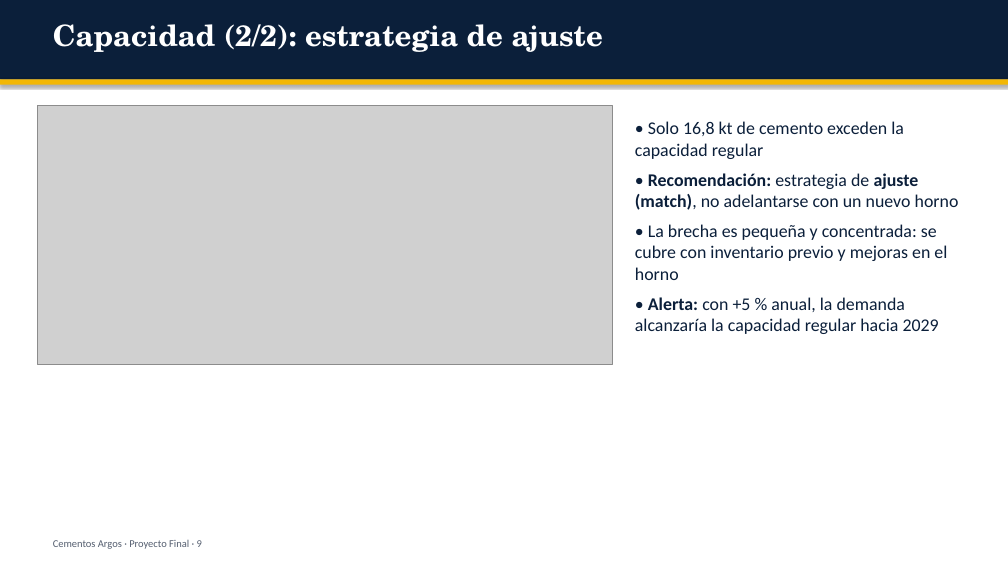
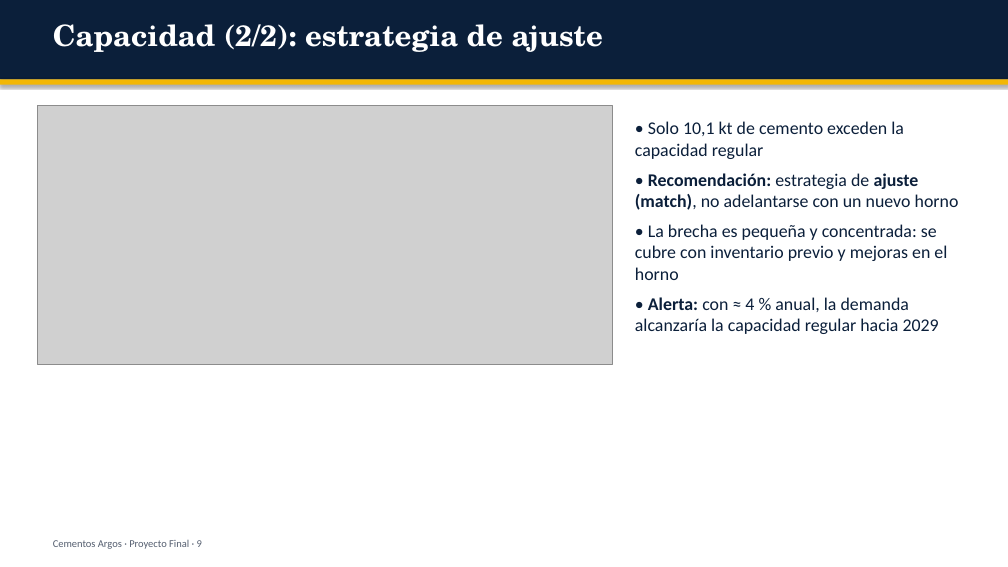
Before and after one commit to mauxysalcedo/mauxysalcedo.github.io, a slide deck: slide 9 of proyecto_final/Presentacion_Proyecto_Final_Argos.pptx. Drawn at 1008x567 pixels with LibreOffice and Linux fonts; fonts in the diff are those of the drawing; grey boxes stand for pictures. Boxes give left, top, right and bottom in pixels: in the first picture for what was removed or moved away, otherwise in the second. Text is boxed around its words. In the diff, an @@ line names an element or a change of style, - is before the commit and + after.

```diff
--- a/proyecto_final/Presentacion_Proyecto_Final_Argos.pptx
+++ b/proyecto_final/Presentacion_Proyecto_Final_Argos.pptx
@@ text at (635, 121, 904, 159): text changed @@
-• Solo 16,8 kt de cemento exceden la capacidad regular
+• Solo 10,1 kt de cemento exceden la capacidad regular
@@ text at (635, 297, 939, 334): text changed @@
-• Alerta: con +5 % anual, la demanda alcanzaría la capacidad regular hacia 2029
+• Alerta: con ≈ 4 % anual, la demanda alcanzaría la capacidad regular hacia 2029
```
Also in this commit, not shown: 12 other slides changed, 16 other files.
